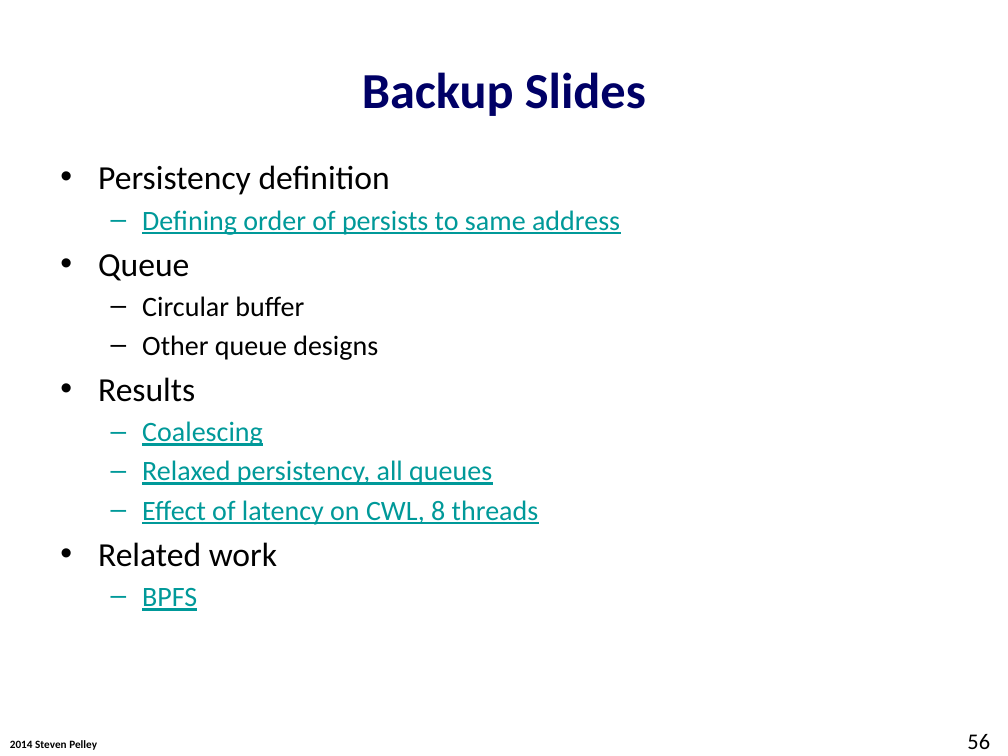
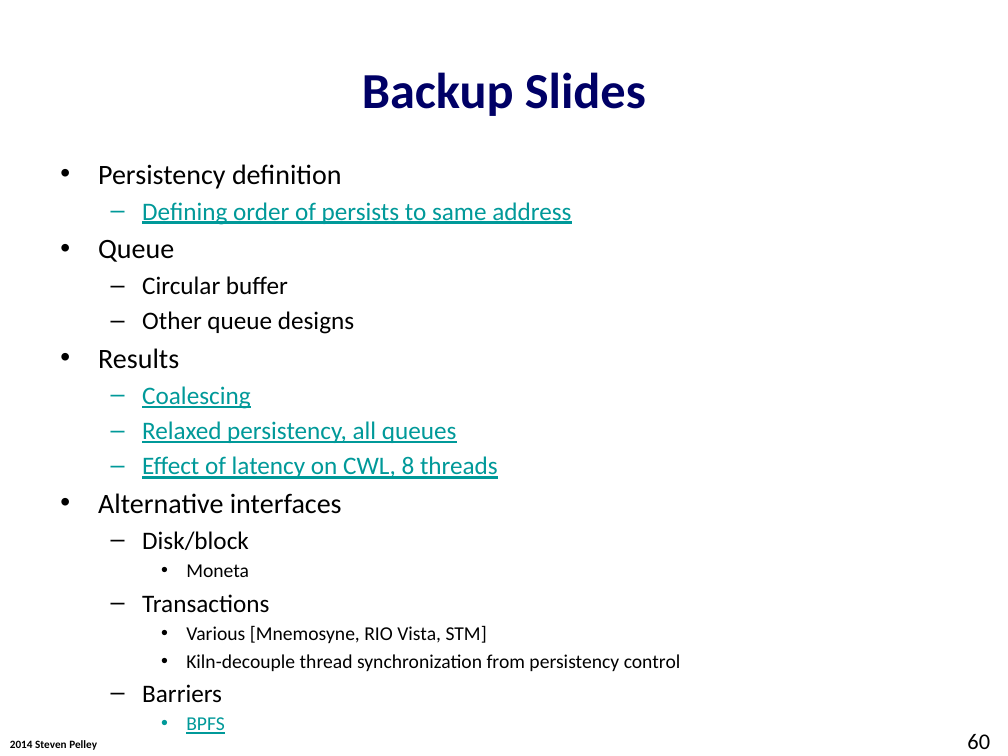
Before and after one commit to Abulila/dissertation, a slide deck: slide 60 of proposal/defense.pptx (slide 56 before the commit). Drawn at 1008x756 pixels with LibreOffice and Linux fonts; fonts in the diff are those of the drawing; background and template pictures are left out. Boxes give left, top, right and bottom in pixels: in the first picture for what was removed or moved away, otherwise in the second. Text is boxed around its words. In the diff, an @@ line names an element or a change of style, - is before the commit and + after.

```diff
--- a/proposal/defense.pptx
+++ b/proposal/defense.pptx
@@ text at (98, 164, 571, 479): size 24 to 20 pt in "Persistency definition", "Queue", "Results"; size 20 to 18 pt in "Defining order of persists to same address", "Circular buffer", "Other queue designs", "Coalescing" and 2 more places; size 20 to 14 pt in "BPFS"; bullet – to •; list level 2 to 3 in "BPFS" @@
@@ text at (98, 493, 681, 671): text changed; size 24 to 14 pt @@
-• Related work
+• Alternative interfaces
+  – Disk/block
+    • Moneta
+  – Transactions
+    • Various [Mnemosyne, RIO Vista, STM]
+    • Kiln-decouple thread synchronization from persistency control
+  – Barriers
@@ page number at (967, 734, 990, 749): text changed @@
-56
+60
```
Also in this commit, not shown: 11 other slides changed, 4 slides added.
